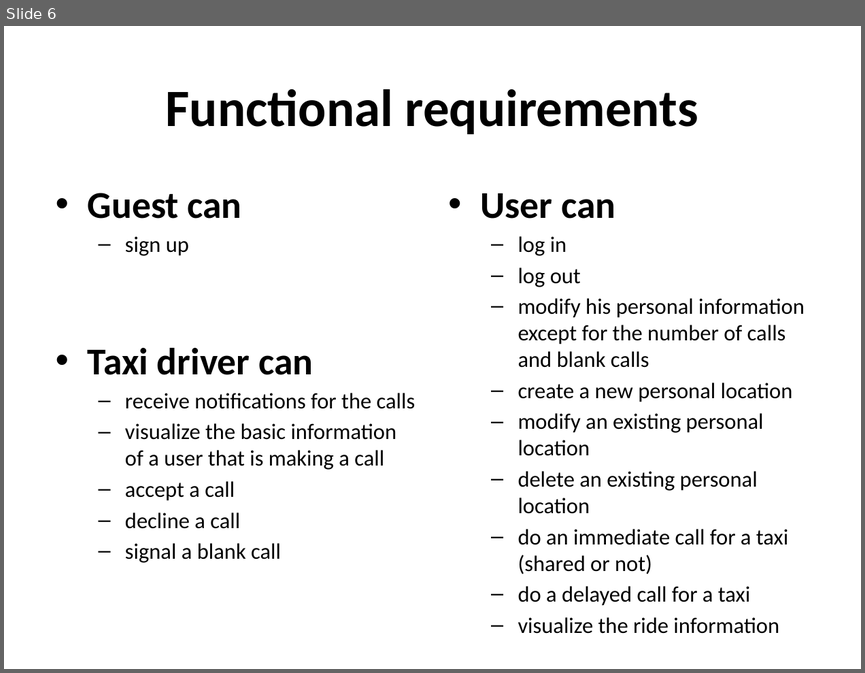
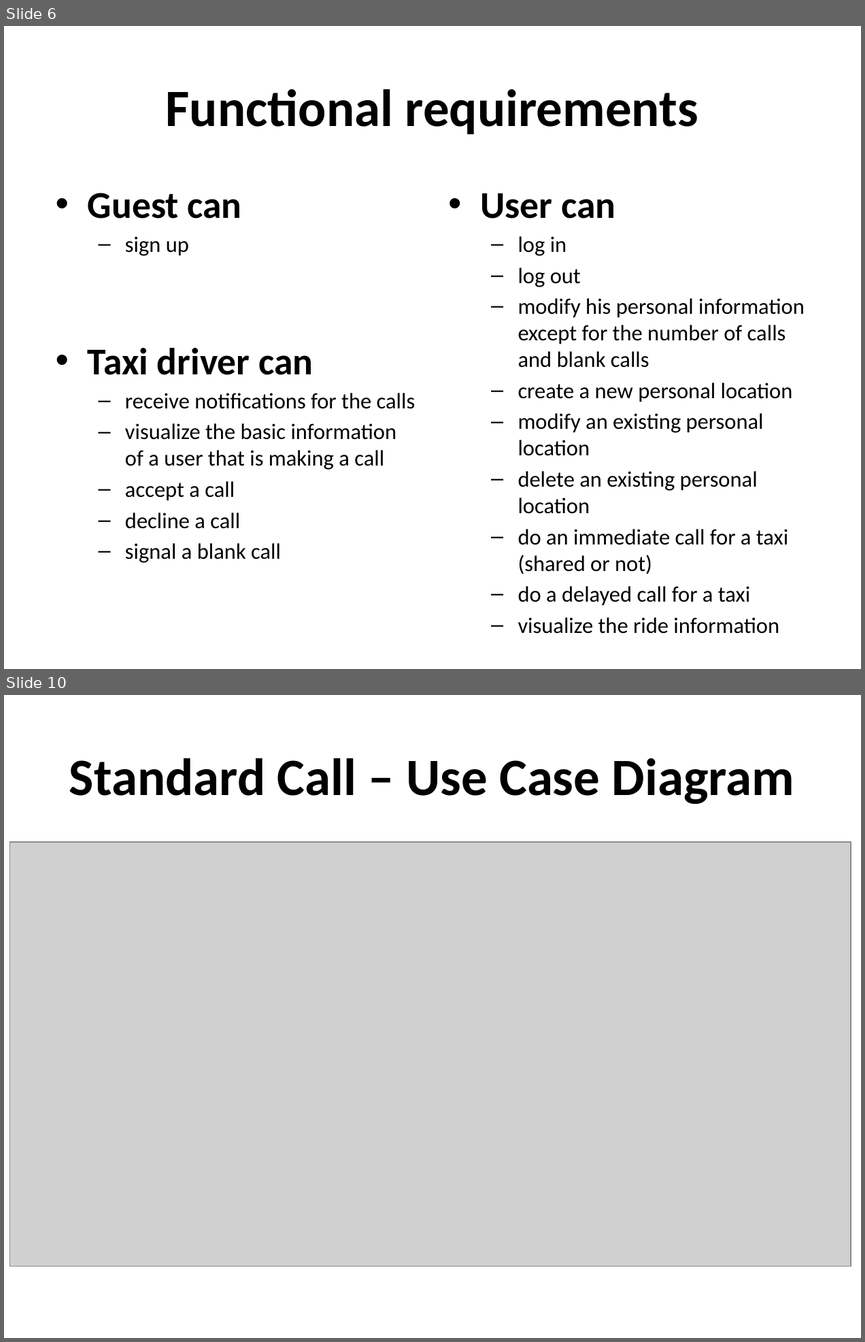
Before and after one commit to hartman19/IDSW2, a slide deck: Presentazione RASD.pptx. Shown one above the other, each under a label of ours: slide 6 before the commit, slides 6 and 10 after it; the slides between them are not shown. The pictures are 865x673 and 865x1342 pixels, drawn with LibreOffice and Linux fonts; fonts in the diff are those of the drawing; grey boxes stand for pictures. Boxes give left, top, right and bottom in pixels: in the first picture for what was removed or moved away, otherwise in the second. Text is boxed around its words. In the diff, an @@ line names an element or a change of style, - is before the commit and + after.

```diff
--- a/Presentazione RASD.pptx
+++ b/Presentazione RASD.pptx
@@ slide 10 added at box(4, 695, 861, 1338), background #FFFFFF @@
@@ title added at box(69, 758, 794, 804), 44 pt, text #000000, bold @@
+Standard Call – Use Case Diagram
@@ picture added at box(10, 843, 851, 1266) @@
```
Also in this commit, not shown: 2 slides changed, 10 other slides added, 1 other file.
